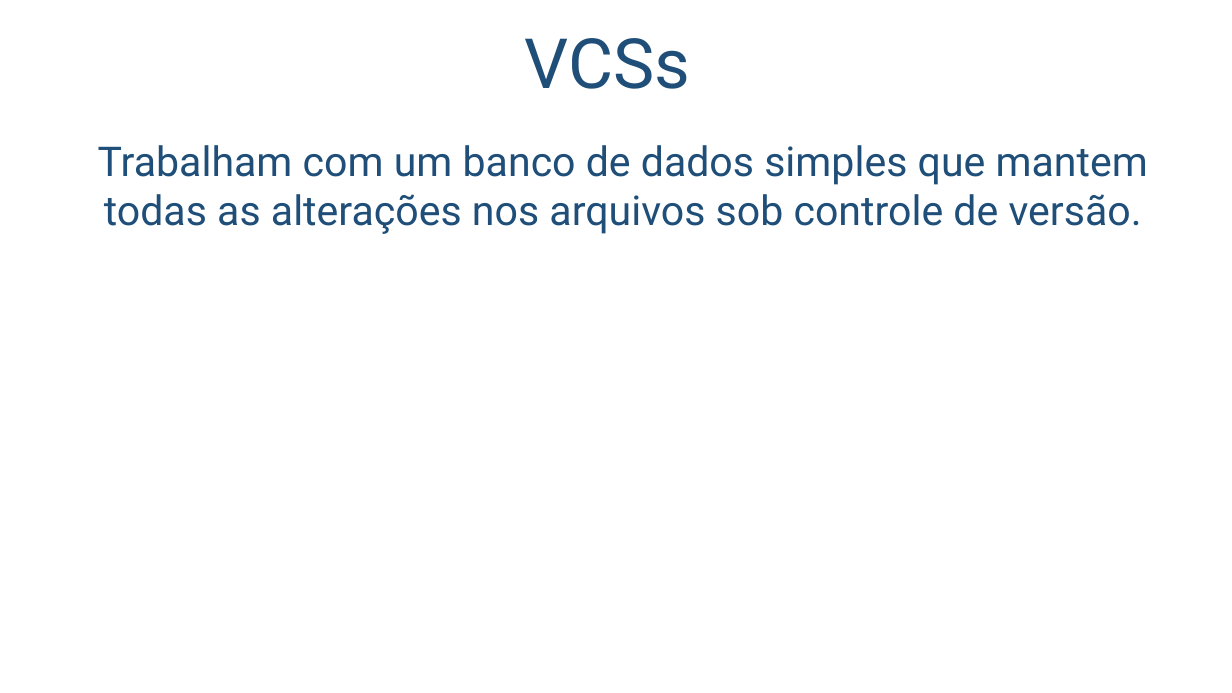
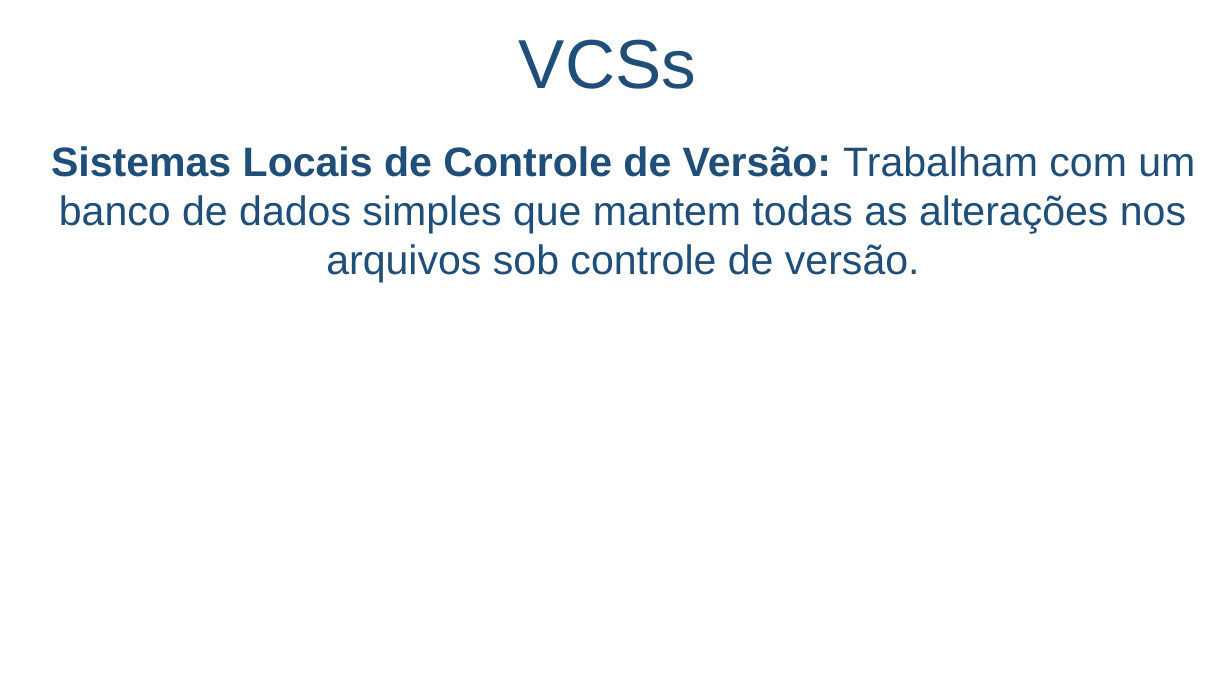
Before and after one commit to salmo-jr/public-slides, a slide deck: slide 5 of versionamento-de-arquivos.pptx. Drawn at 1232x693 pixels with LibreOffice and Linux fonts; fonts in the diff are those of the drawing; background and template pictures are left out. Boxes give left, top, right and bottom in pixels: in the first picture for what was removed or moved away, otherwise in the second. Text is boxed around its words. In the diff, an @@ line names an element or a change of style, - is before the commit and + after.

```diff
--- a/versionamento-de-arquivos.pptx
+++ b/versionamento-de-arquivos.pptx
@@ text "VCSs" at (519,39,696,89): font Roboto to Arial @@
@@ text at (51,146,1195,282): text changed; font Roboto to Arial @@
-Trabalham com um banco de dados simples que mantem todas as alterações nos arquivos sob controle de versão.
+Sistemas Locais de Controle de Versão: Trabalham com um banco de dados simples que mantem todas as alterações nos arquivos sob controle de versão.
```
Also in this commit, not shown: 11 other slides changed, 2 other files.
